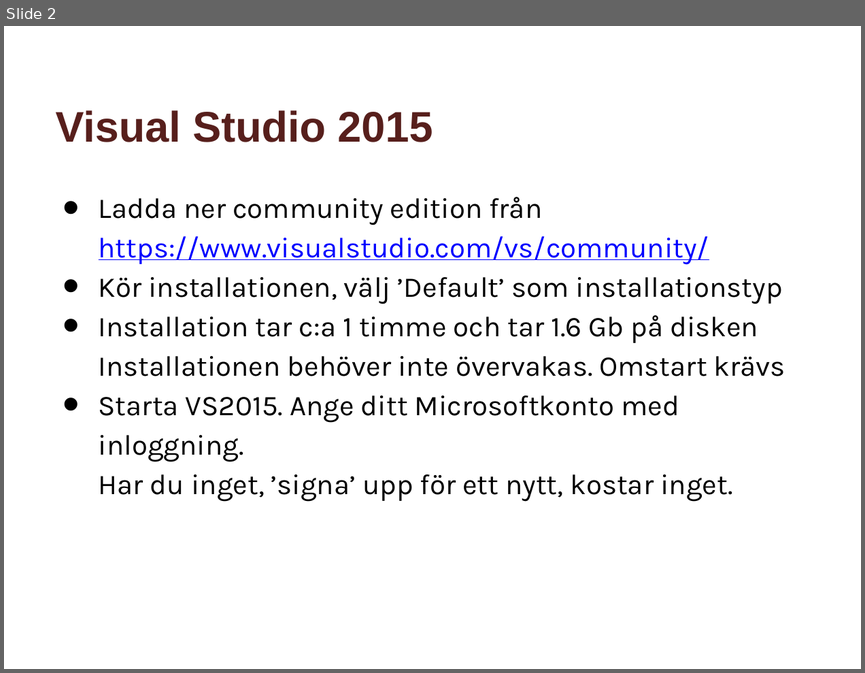
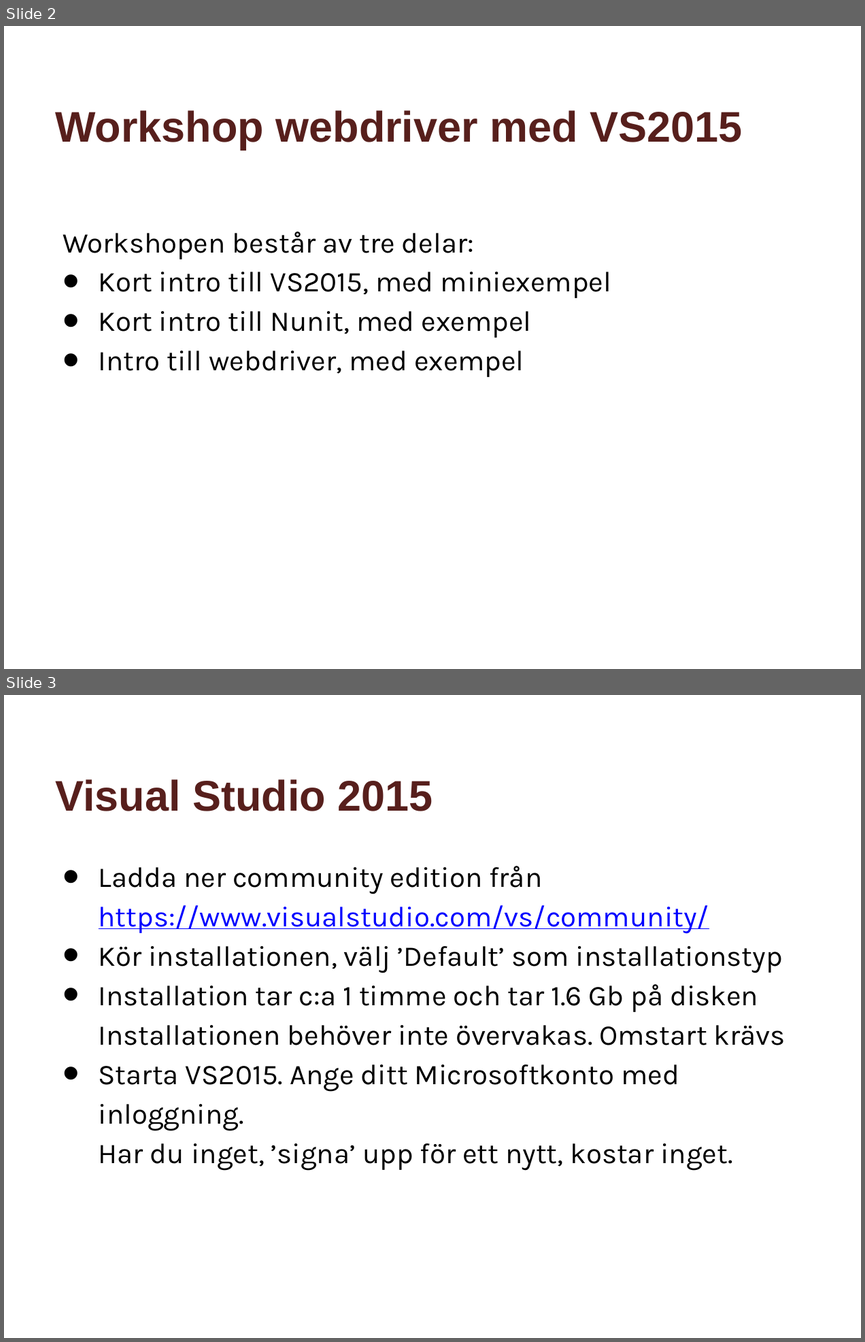
Before and after one commit to andekd/Webdriver-in-VS2015, a slide deck: Selenium_VS2015_Bas.pptx. Shown one above the other, each under a label of ours: slide 2 before the commit, slides 2 and 3 after it. The pictures are 865x673 and 865x1342 pixels, drawn with LibreOffice and Linux fonts; fonts in the diff are those of the drawing; background and template pictures are left out. Boxes give left, top, right and bottom in pixels: in the first picture for what was removed or moved away, otherwise in the second. Text is boxed around its words. In the diff, an @@ line names an element or a change of style, - is before the commit and + after.

Commit message:
pp uppdat

```diff
--- a/Selenium_VS2015_Bas.pptx
+++ b/Selenium_VS2015_Bas.pptx
@@ slide 2 added at [4, 26, 861, 669], background #FFFFFF @@
@@ title added at [56, 110, 742, 149], 36 pt, text #571F1C, bold @@
+Workshop webdriver med VS2015
@@ text added at [62, 231, 611, 377], 24 pt, text #000000 @@
+Workshopen består av tre delar:
+• Kort intro till VS2015, med miniexempel
+• Kort intro till Nunit, med exempel
+• Intro till webdriver, med exempel
@@ what was slide 2 is now slide 3 @@
```
